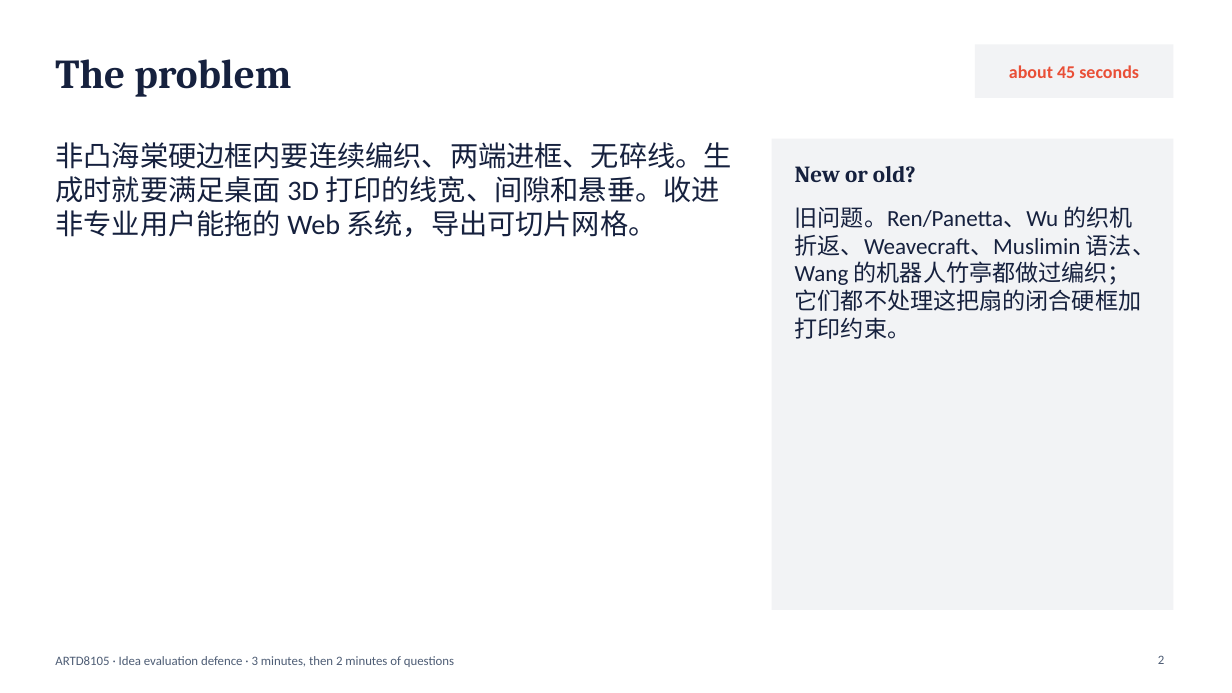
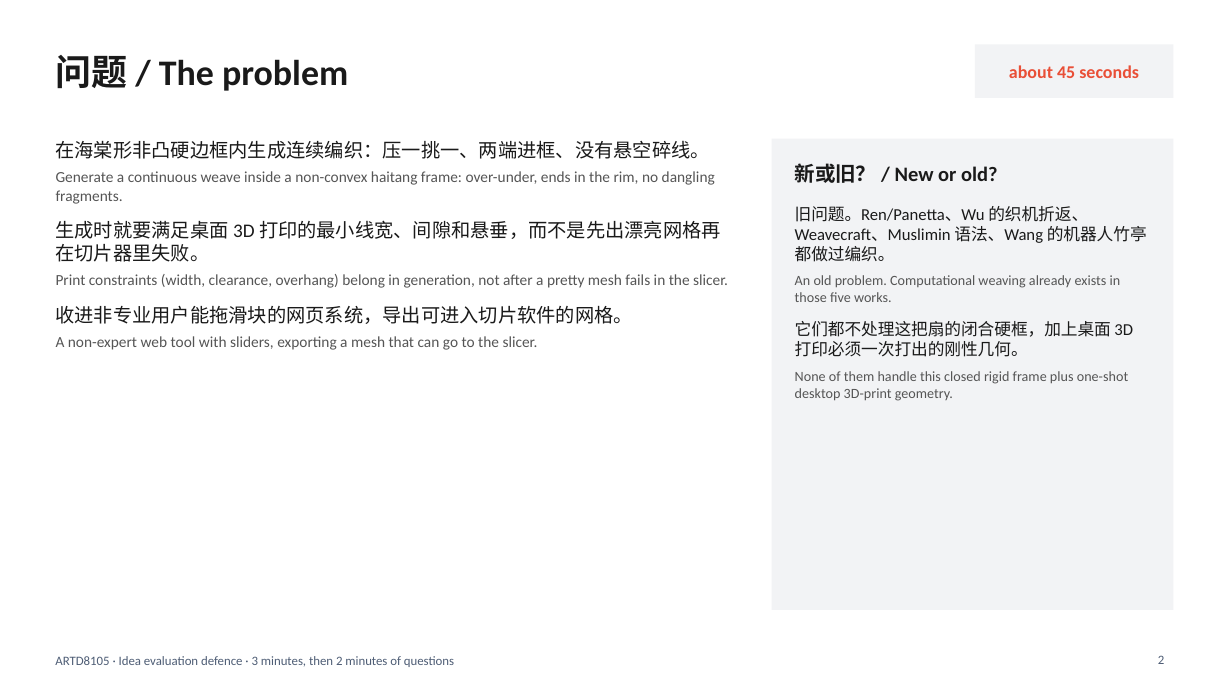
Before and after one commit to yc588777/artd8105-WANG-QIAOLI, a slide deck: slide 2 of my_work/idea_evaluation_defence.pptx. Drawn at 1232x693 pixels with LibreOffice and Linux fonts; fonts in the diff are those of the drawing. Boxes give left, top, right and bottom in pixels: in the first picture for what was removed or moved away, otherwise in the second. Text is boxed around its words. In the diff, an @@ line names an element or a change of style, - is before the commit and + after.

```diff
--- a/my_work/idea_evaluation_defence.pptx
+++ b/my_work/idea_evaluation_defence.pptx
@@ title at [55,55,348,91]: text changed; size 32 to 28 pt; font Cambria to Calibri; text colour #16213E to #1A1A1A @@
-The problem
+问题 / The problem
@@ text at [56,140,728,350]: text changed; size 22 to 12 pt; text colour #16213E to #555555 @@
-非凸海棠硬边框内要连续编织、两端进框、无碎线。生成时就要满足桌面 3D 打印的线宽、间隙和悬垂。收进非专业用户能拖的 Web 系统，导出可切片网格。
+在海棠形非凸硬边框内生成连续编织：压一挑一、两端进框、没有悬空碎线。
+Generate a continuous weave inside a non-convex haitang frame: over-under, ends in the rim, no dangling fragments.
+生成时就要满足桌面 3D 打印的最小线宽、间隙和悬垂，而不是先出漂亮网格再在切片器里失败。
+Print constraints (width, clearance, overhang) belong in generation, not after a pretty mesh fails in the slicer.
+收进非专业用户能拖滑块的网页系统，导出可进入切片软件的网格。
+A non-expert web tool with sliders, exporting a mesh that can go to the slicer.
@@ text at [795,163,997,183]: text changed; size 18 to 16 pt; font Cambria to Calibri; text colour #16213E to #1A1A1A @@
-New or old?
+新或旧？ / New or old?
@@ text at [795,206,1147,401]: text changed; size 18 to 11 pt; text colour #16213E to #555555 @@
-旧问题。Ren/Panetta、Wu 的织机折返、Weavecraft、Muslimin 语法、Wang 的机器人竹亭都做过编织；它们都不处理这把扇的闭合硬框加打印约束。
+旧问题。Ren/Panetta、Wu 的织机折返、Weavecraft、Muslimin 语法、Wang 的机器人竹亭都做过编织。
+An old problem. Computational weaving already exists in those five works.
+它们都不处理这把扇的闭合硬框，加上桌面 3D 打印必须一次打出的刚性几何。
+None of them handle this closed rigid frame plus one-shot desktop 3D-print geometry.
```
Also in this commit, not shown: 4 other slides changed.
